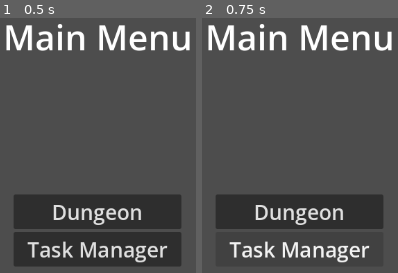
Above: before the commit, frames 1-2 (left to right).
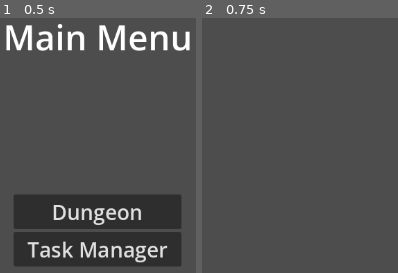
Above: after the commit, the same moments.

Repository: TheHumanMRP/RPG-Life-Tracker
Game: Godot game, scene res://Folders/Systems/Main/Scenes/main_scene.tscn
Same seed, same stepped clock (60 frames per second), same inputs: the game is played once before the commit and once after it. The engine's default icon, where the game draws it, is replaced by a stand-in: a white triangle on a blue panel in a dark square.
Inputs:
- Up to frame 1 (0.5 s): no input
- Up to frame 2 (0.75 s): click "Task Manager" at 0.5 s

Frame 1 is identical in both runs. In frame 2, 17% of the frame differs, in the area x 3-97%, y 2-97%.
Error before the commit: Parse Error: Expected identifier after "." for attribute access. (res://Folders/Systems/Main/Scripts/main_menu.gd:36)

Commit message:
Auto commit at 2026-09-11 23:26:35

Diff:
--- a/Folders/Systems/Main/Scripts/main_menu.gd
+++ b/Folders/Systems/Main/Scripts/main_menu.gd
@@ -33,4 +33,4 @@
 
 func _on_task_manager_button_pressed() -> void:
 	print("\nMain Menu: Task manager button pressed")
-	Global.main_node.switch_to_scene(self, Constants., true)
+	Global.main_node.switch_to_scene(self, Constants.PATH_TO_TASK_MANAGER, true)
